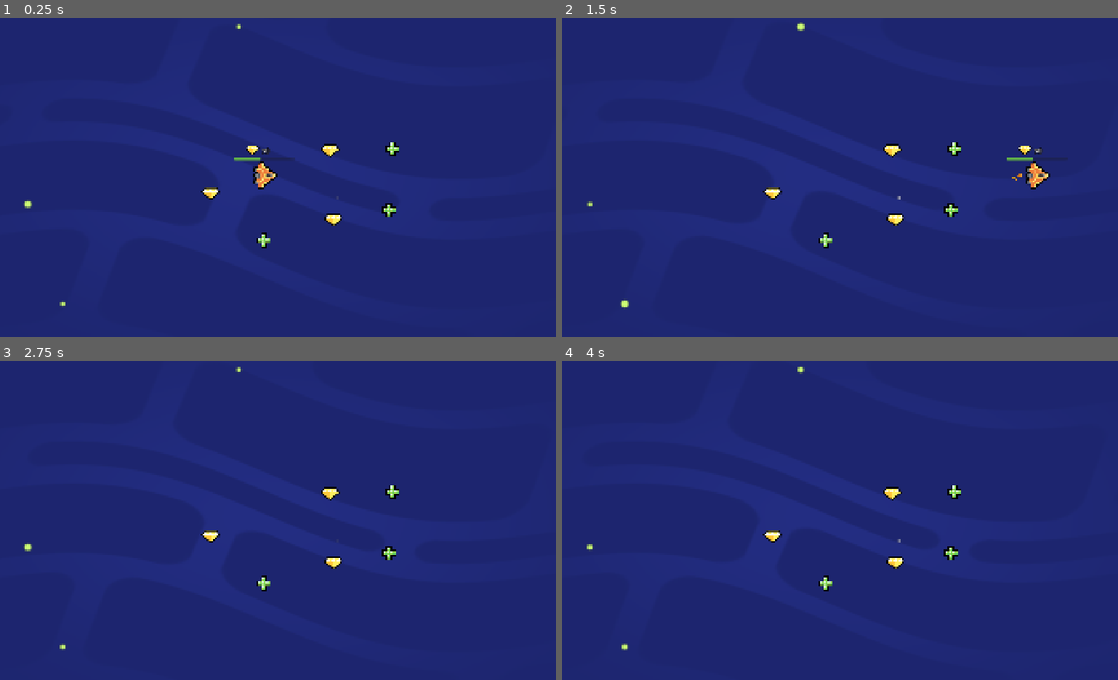
Above: before the commit, frames 1-4 (two rows, left to right).
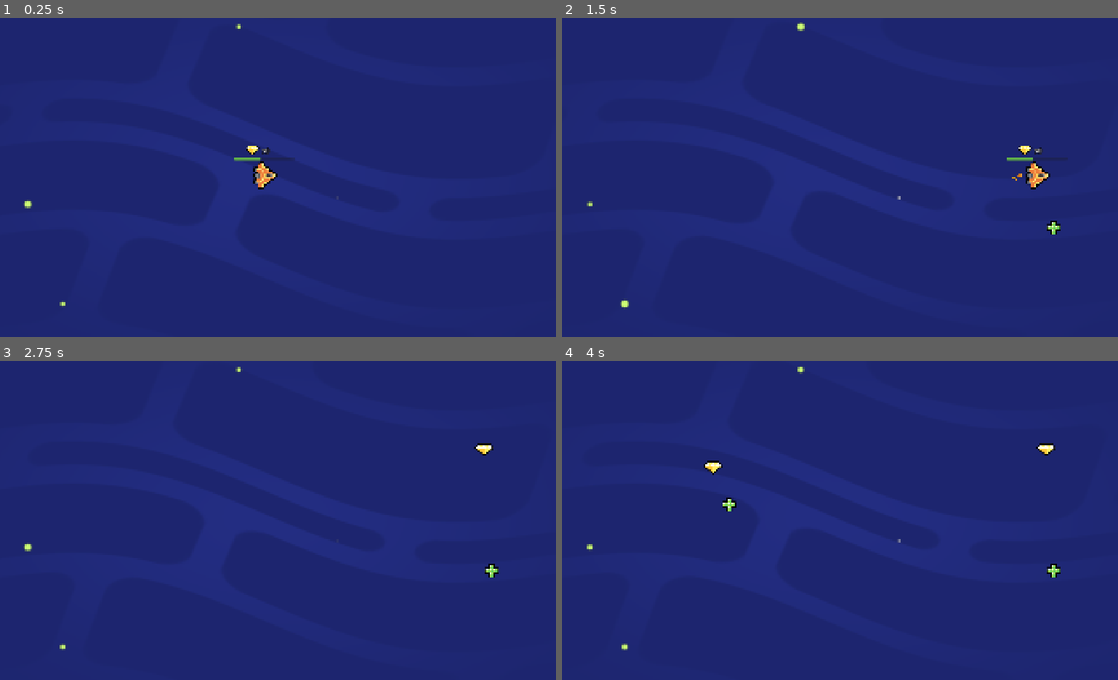
Above: after the commit, the same moments.

Repository: mir927/M05-Loot-It-All
Game: Godot game, scene res://lessons/space_level.tscn
Same seed, same stepped clock (60 frames per second), same inputs: the game is played once before the commit and once after it.
Inputs (mouse positions are in pixels of both pictures, inside the frame that each line leads up to):
- Up to frame 1 (0.25 s): no input
- Up to frame 2 (1.5 s): tap Enter at 0.5 s; move the mouse to (956, 158) at 0.52 s; hold D (move_right) 0.53-1.25 s; tap Z at 0.6 s; click (956, 158) at 0.67 s; tap Space at 0.77 s; drag from (712, 190) to (973, 174) at 1.27 s
- Up to frame 3 (2.75 s): move the mouse to (322, 443) at 2.02 s; hold D (move_right) from 2.03 s (still down); tap Z at 2.1 s
- Up to frame 4 (4 s): release D (move_right) at 2.75 s; tap Space at 2.75, 3.77 s; drag from (795, 581) to (956, 491) at 2.77 s; tap Enter at 3.5 s; move the mouse to (1001, 565) at 3.52 s; hold A (move_left) from 3.53 s (still down); tap Z at 3.6 s

The runs differ from the first frame. In frame 1, 0.5% of the frame differs, in the area x 36-72%, y 38-73%; in frame 2, 0.6%; in frame 3, 0.7%; in frame 4, 0.9%, in the area x 25-90%, y 25-73%.

Commit message:
M05-L7-Completed
M05-L7-Completed

Diff:
--- /dev/null
+++ b/lessons/random_item_placer.gd
@@ -0,0 +1,18 @@
+extends Node2D
+var item_scenes := [
+	preload("gem.tscn"),
+	preload("health_pack.tscn")
+]
+func _ready() -> void:
+	get_node("Timer").timeout.connect(_on_timer_timeout)
+
+func _on_timer_timeout() -> void:
+	pass
+	var random_item_scene: PackedScene = item_scenes.pick_random()
+	var item_instance := random_item_scene.instantiate()
+	add_child(item_instance)
+	var viewport_size := get_viewport_rect().size
+	var random_position := Vector2(0.0, 0.0)
+	random_position.x = randf_range(0.0, viewport_size.x)
+	random_position.y = randf_range(0.0, viewport_size.y)
+	item_instance.position = random_position
--- /dev/null
+++ b/lessons/random_item_placer.tscn
@@ -0,0 +1,9 @@
+[gd_scene load_steps=2 format=3 uid="uid://0uu76vxlq51l"]
+
+[ext_resource type="Script" uid="uid://cporwbp4w0nvi" path="res://lessons/random_item_placer.gd" id="1_udp8l"]
+
+[node name="RandomItemPlacer" type="Node2D"]
+script = ExtResource("1_udp8l")
+
+[node name="Timer" type="Timer" parent="."]
+autostart = true
--- a/lessons/space_level.tscn
+++ b/lessons/space_level.tscn
@@ -1,9 +1,10 @@
-[gd_scene load_steps=5 format=3 uid="uid://btkjymc78ap8d"]
+[gd_scene load_steps=6 format=3 uid="uid://btkjymc78ap8d"]
 
 [ext_resource type="PackedScene" uid="uid://dmv50krf4bo5r" path="res://lessons/ship.tscn" id="2_2j1u5"]
 [ext_resource type="PackedScene" uid="uid://bxfevggvxo634" path="res://assets/background/space_background.tscn" id="3_e6xy1"]
-[ext_resource type="PackedScene" uid="uid://o1ca06m0k4bk" path="res://lessons/health_pack.tscn" id="3_etm7e"]
+[ext_resource type="PackedScene" uid="uid://0uu76vxlq51l" path="res://lessons/random_item_placer.tscn" id="3_etm7e"]
 [ext_resource type="PackedScene" uid="uid://4clsvdvuyocx" path="res://lessons/gem.tscn" id="4_4rc43"]
+[ext_resource type="PackedScene" uid="uid://o1ca06m0k4bk" path="res://lessons/health_pack.tscn" id="5_dru4e"]
 
 [node name="Level" type="Node2D"]
 
@@ -12,20 +13,10 @@
 
 [node name="SpaceBackground" parent="." instance=ExtResource("3_e6xy1")]
 
-[node name="HealthPack" parent="." instance=ExtResource("3_etm7e")]
-position = Vector2(1369, 661)
-
-[node name="HealthPack2" parent="." instance=ExtResource("3_etm7e")]
-position = Vector2(1381, 459)
-
-[node name="HealthPack3" parent="." instance=ExtResource("3_etm7e")]
-position = Vector2(956, 761)
+[node name="RandomItemPlacer" parent="." instance=ExtResource("3_etm7e")]
 
 [node name="Gem" parent="." instance=ExtResource("4_4rc43")]
-position = Vector2(1185, 694)
+position = Vector2(613, 558)
 
-[node name="Gem2" parent="." instance=ExtResource("4_4rc43")]
-position = Vector2(780, 606)
-
-[node name="Gem3" parent="." instance=ExtResource("4_4rc43")]
-position = Vector2(1174, 466)
+[node name="HealthPack" parent="." instance=ExtResource("5_dru4e")]
+position = Vector2(631, 566)
Not shown, added: lessons/random_item_placer.gd.uid
